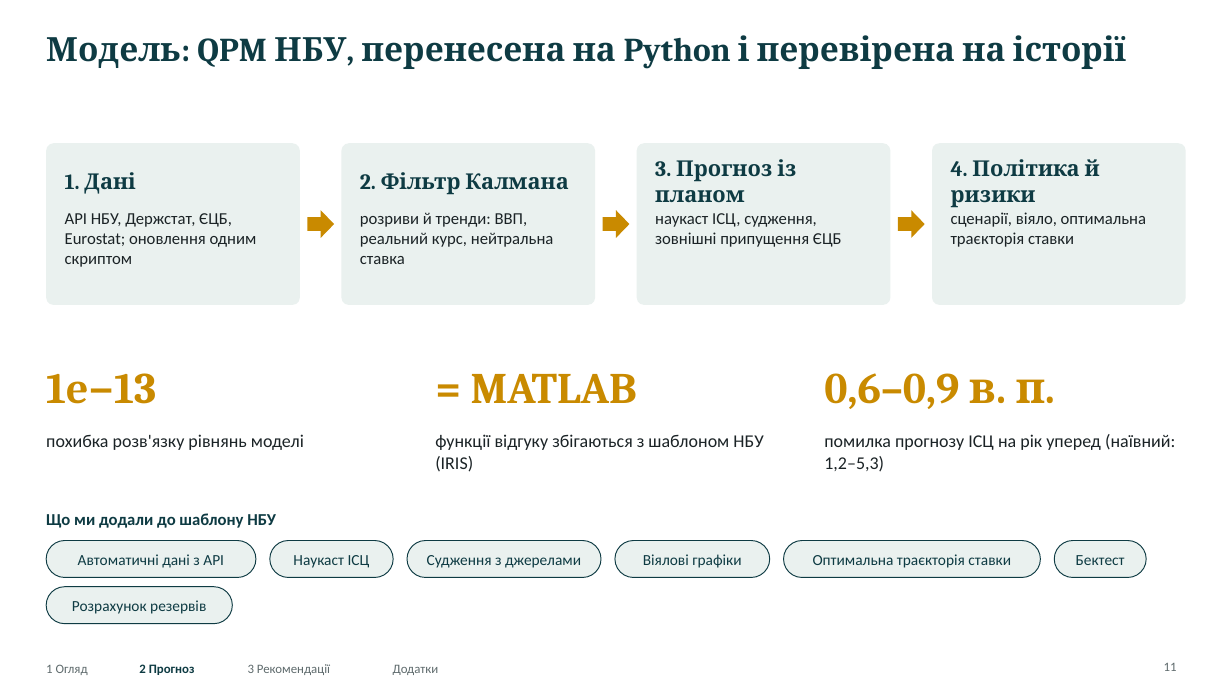
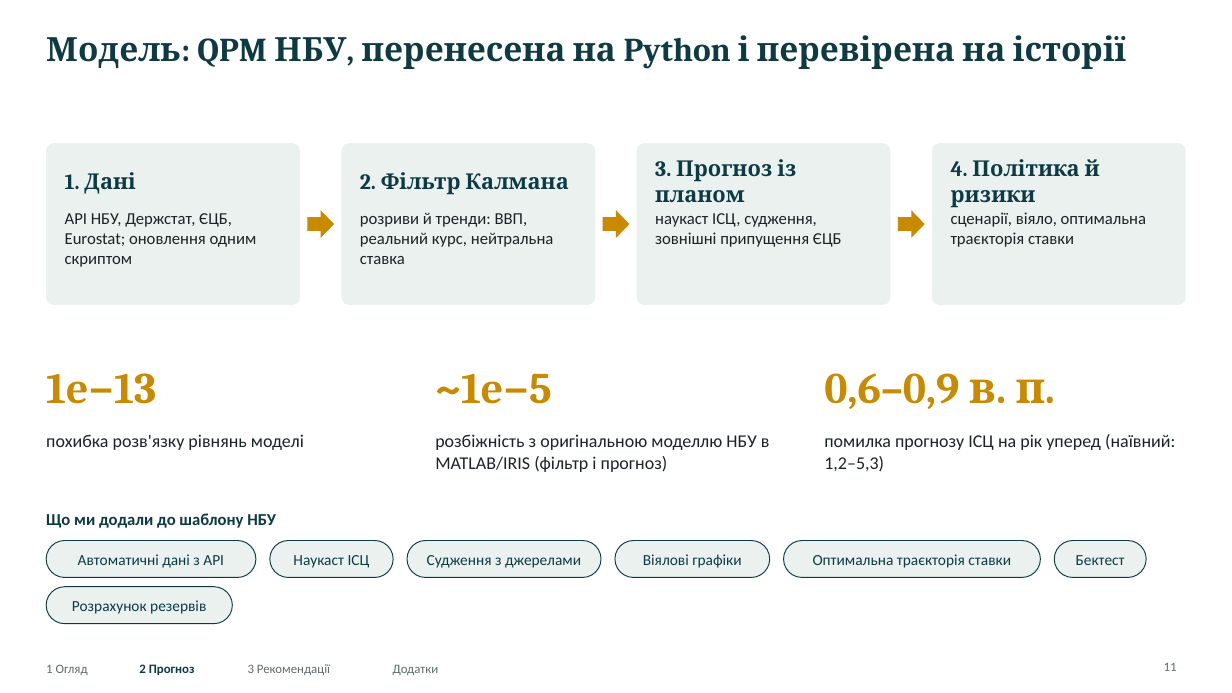
Before and after one commit to caplitt/nbu-challenge-2026, a slide deck: slide 11 of presentation/NBU_University_Challenge_2026.pptx. Drawn at 1232x693 pixels with LibreOffice and Linux fonts; fonts in the diff are those of the drawing. Boxes give left, top, right and bottom in pixels: in the first picture for what was removed or moved away, otherwise in the second. Text is boxed around its words. In the diff, an @@ line names an element or a change of style, - is before the commit and + after.

```diff
--- a/presentation/NBU_University_Challenge_2026.pptx
+++ b/presentation/NBU_University_Challenge_2026.pptx
@@ text at <box>435,373,552,404</box>: text changed @@
-= MATLAB
+~1e−5
@@ text at <box>435,434,770,472</box>: text changed @@
-функції відгуку збігаються з шаблоном НБУ (IRIS)
+розбіжність з оригінальною моделлю НБУ в MATLAB/IRIS (фільтр і прогноз)
```
Also in this commit, not shown: 4 other slides changed, 33 other files.
